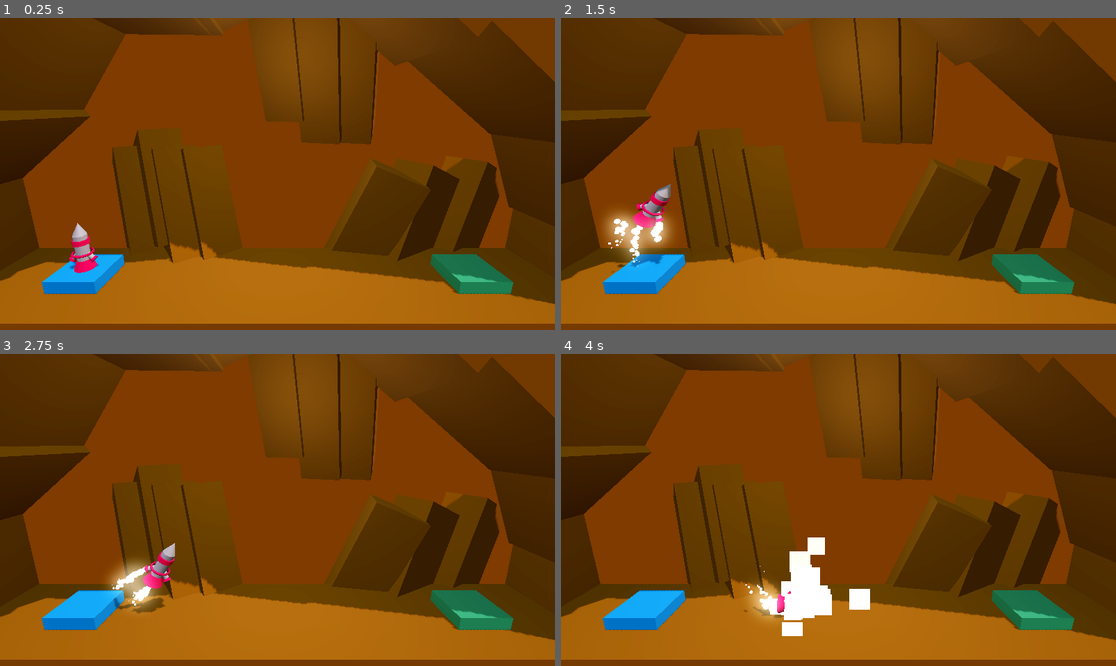
Above: before the commit, frames 1-4 (two rows, left to right).
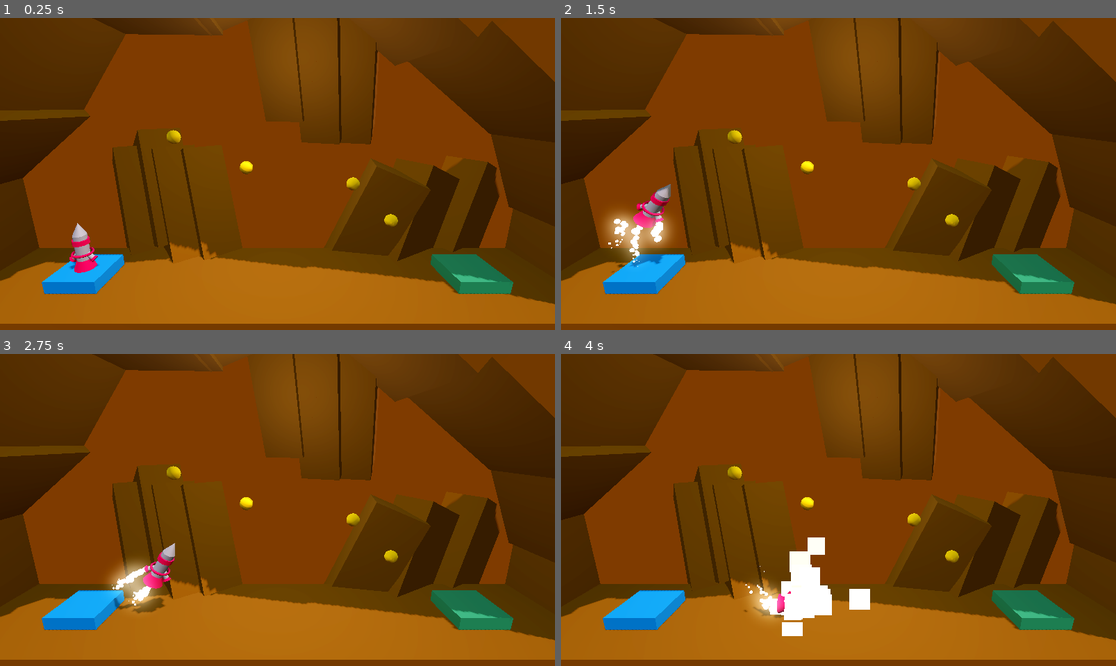
Above: after the commit, the same moments.

Repository: BerkayOzercan/Tutorial-Godot-Project-Boost
Game: Godot game, scene res://Levels/level_1.tscn
Two runs of this game, one before a commit and one after it. Both use one fixed random seed, a clock stepped at 60 frames per second and the inputs below.
Inputs:
- Up to frame 1 (0.25 s): no input
- Up to frame 2 (1.5 s): tap Enter at 0.5 s; hold D (rotate_right) 0.53-1.28 s; hold Space (boost) 0.53-1.28 s; hold A (rotate_left) from 1.28 s (still down); tap Space (boost) at 1.35 s
- Up to frame 3 (2.75 s): release A (rotate_left) at 2.03 s; hold D (rotate_right) from 2.03 s (still down); hold Space (boost) from 2.03 s (still down)
- Up to frame 4 (4 s): release Space (boost) at 2.78 s; tap Space (boost) at 2.85 s; release D (rotate_right) at 3.53 s; hold A (rotate_left) from 3.53 s (still down); hold Space (boost) from 3.53 s (still down)

The runs differ from the first frame. In frame 1, 0.3% of the frame differs, in the area x 30-72%, y 35-78%; in frame 2, 0.3%; in frame 3, 0.3%; in frame 4, 0.3%.

Commit message:
Edit : test collectables

Diff:
--- a/Levels/level_1.tscn
+++ b/Levels/level_1.tscn
@@ -1,10 +1,12 @@
-[gd_scene load_steps=9 format=3 uid="uid://cybncl84c58pv"]
+[gd_scene load_steps=11 format=3 uid="uid://cybncl84c58pv"]
 
 [ext_resource type="Material" uid="uid://8drumir7urrx" path="res://Materials/m_brown.tres" id="1_lp6uf"]
 [ext_resource type="Material" uid="uid://cpicv60w187ib" path="res://Materials/m_blue.tres" id="2_uyx5h"]
 [ext_resource type="Material" uid="uid://cqaq8w26ltx78" path="res://Materials/m_green.tres" id="3_l2mo3"]
 [ext_resource type="Script" path="res://Scripts/LandingPad.gd" id="4_x122y"]
 [ext_resource type="PackedScene" uid="uid://dic5jfwahf0yv" path="res://player.tscn" id="5_a3b1i"]
+[ext_resource type="Script" path="res://Scripts/game_manager.gd" id="6_xnned"]
+[ext_resource type="PackedScene" uid="uid://db7e4qqolwtx4" path="res://astreoid.tscn" id="7_syvkh"]
 
 [sub_resource type="ProceduralSkyMaterial" id="ProceduralSkyMaterial_14uw7"]
 sky_horizon_color = Color(0.64625, 0.65575, 0.67075, 1)
@@ -143,3 +145,19 @@
 
 [node name="Player" parent="." instance=ExtResource("5_a3b1i")]
 transform = Transform3D(1, 0, 0, 0, 1, 0, 0, 0, 1, -8, 1.5, 0)
+
+[node name="GameManager" type="Node" parent="."]
+unique_name_in_owner = true
+script = ExtResource("6_xnned")
+
+[node name="Node3D" parent="." instance=ExtResource("7_syvkh")]
+transform = Transform3D(0.5, 0, 0, 0, 0.5, 0, 0, 0, 0.5, -3.82742, 5.91071, 0)
+
+[node name="Node3D2" parent="." instance=ExtResource("7_syvkh")]
+transform = Transform3D(0.5, 0, 0, 0, 0.5, 0, 0, 0, 0.5, -1.17815, 4.75773, 0)
+
+[node name="Node3D3" parent="." instance=ExtResource("7_syvkh")]
+transform = Transform3D(0.5, 0, 0, 0, 0.5, 0, 0, 0, 0.5, 2.90765, 4.1151, 0)
+
+[node name="Node3D4" parent="." instance=ExtResource("7_syvkh")]
+transform = Transform3D(0.5, 0, 0, 0, 0.5, 0, 0, 0, 0.5, 4.52633, 2.59524, 0)
--- /dev/null
+++ b/Materials/m_yellow.tres
@@ -0,0 +1,4 @@
+[gd_resource type="StandardMaterial3D" format=3 uid="uid://dbblohdwjvsvd"]
+
+[resource]
+albedo_color = Color(0.996351, 0.782615, 3.85046e-07, 1)
--- /dev/null
+++ b/Scripts/game_manager.gd
@@ -0,0 +1,7 @@
+extends Node
+
+var game_score : int = 0
+
+func add_point(point: int):
+	game_score += point
+	print(game_score)
--- /dev/null
+++ b/astreoid.gd
@@ -0,0 +1,8 @@
+extends Area3D
+
+@onready var game_manager : Node = %"GameManager"
+
+func _on_body_entered(body:Node3D) -> void:
+	if body.name == "Player":
+		game_manager.add_point(1)
+		queue_free()
--- /dev/null
+++ b/astreoid.tscn
@@ -0,0 +1,21 @@
+[gd_scene load_steps=5 format=3 uid="uid://db7e4qqolwtx4"]
+
+[ext_resource type="Script" path="res://astreoid.gd" id="1_os5yj"]
+[ext_resource type="Material" uid="uid://dbblohdwjvsvd" path="res://Materials/m_yellow.tres" id="1_wx60k"]
+
+[sub_resource type="SphereMesh" id="SphereMesh_4b8og"]
+material = ExtResource("1_wx60k")
+
+[sub_resource type="SphereShape3D" id="SphereShape3D_12wwi"]
+
+[node name="Node3D" type="Area3D"]
+transform = Transform3D(0.5, 0, 0, 0, 0.5, 0, 0, 0, 0.5, 0, 0, 0)
+script = ExtResource("1_os5yj")
+
+[node name="MeshInstance3D" type="MeshInstance3D" parent="."]
+mesh = SubResource("SphereMesh_4b8og")
+
+[node name="CollisionShape3D" type="CollisionShape3D" parent="."]
+shape = SubResource("SphereShape3D_12wwi")
+
+[connection signal="body_entered" from="." to="." method="_on_body_entered"]
